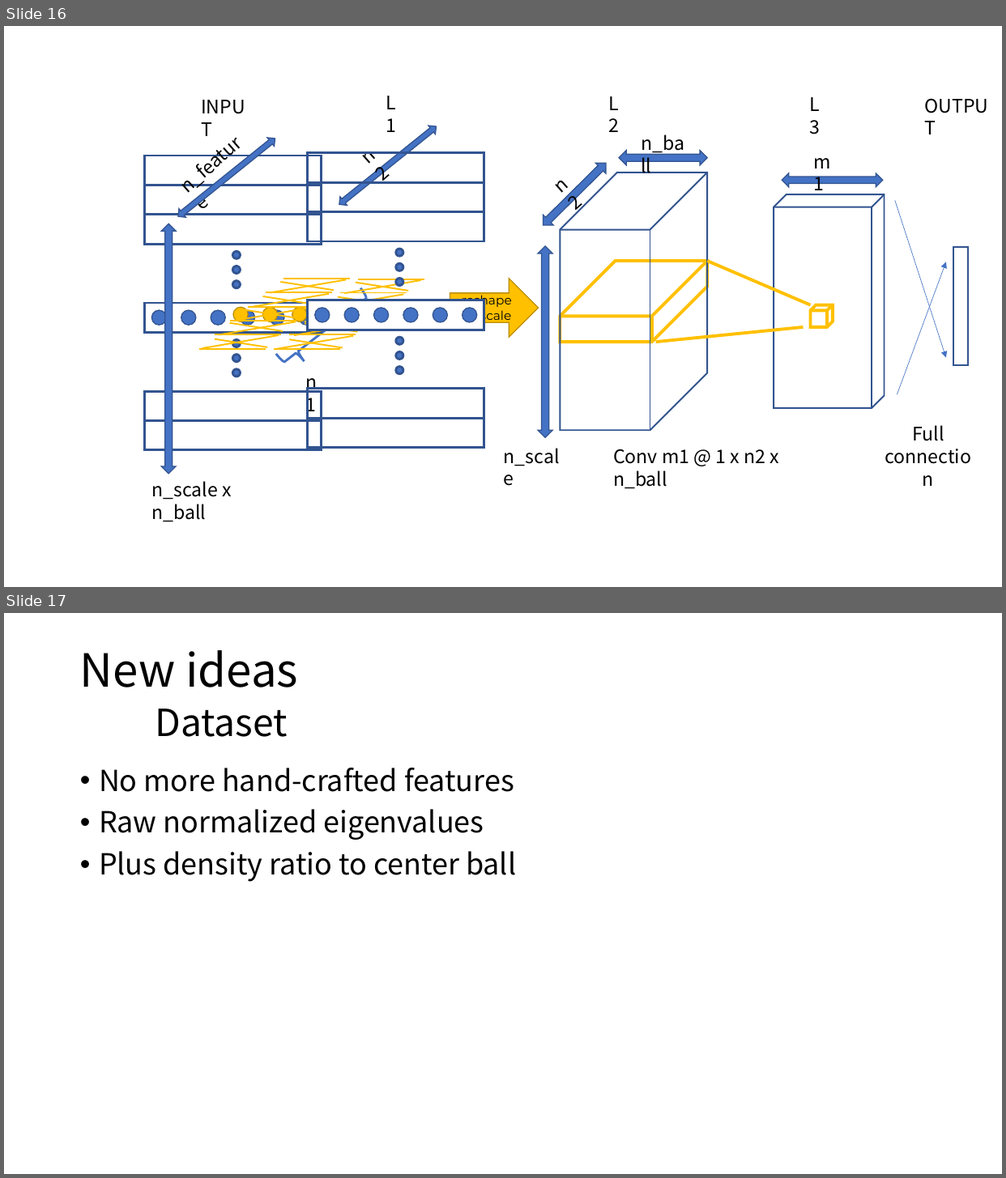
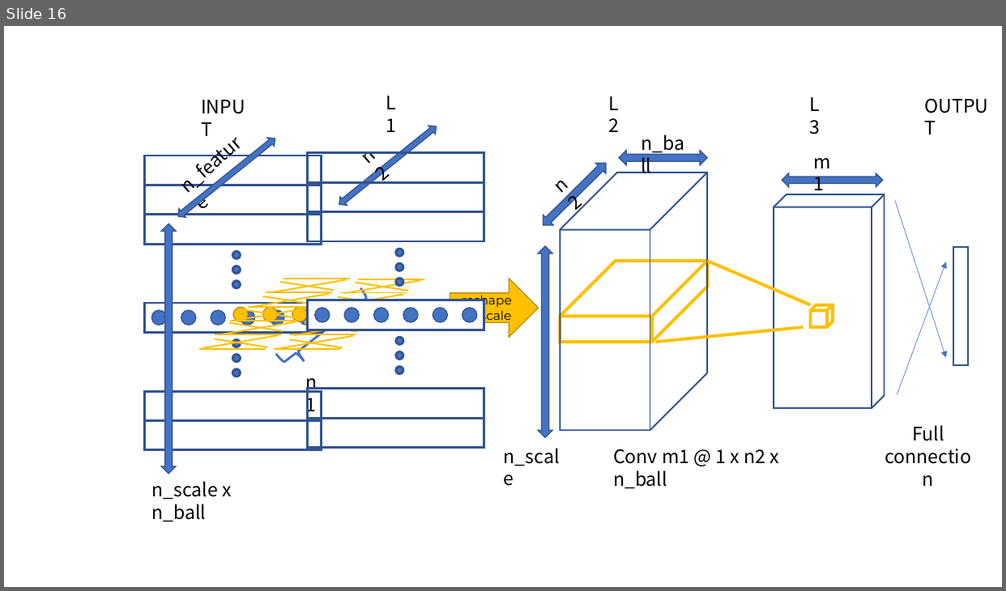
Before and after one commit to eglrp/nuage_de_points, a slide deck: projet/report.pptx. Shown one above the other, each under a label of ours: slides 16 and 17 before the commit, slide 16 after it. The pictures are 1006x1178 and 1006x591 pixels, drawn with LibreOffice and Linux fonts; fonts in the diff are those of the drawing. Boxes give left, top, right and bottom in pixels: in the first picture for what was removed or moved away, otherwise in the second. Text is boxed around its words. In the diff, an @@ line names an element or a change of style, - is before the commit and + after.

```diff
--- a/projet/report.pptx
+++ b/projet/report.pptx
@@ slide 17 removed at <box>4,613,1002,1174</box>, background #FFFFFF @@
@@ title removed at <box>80,650,298,737</box> @@
-New ideas
-Dataset
@@ text removed at <box>99,768,516,882</box> @@
-• No more hand-crafted features
-• Raw normalized eigenvalues
-• Plus density ratio to center ball
```
Also in this commit, not shown: 2 slides changed, 10 slides added, 1 other slide removed.
